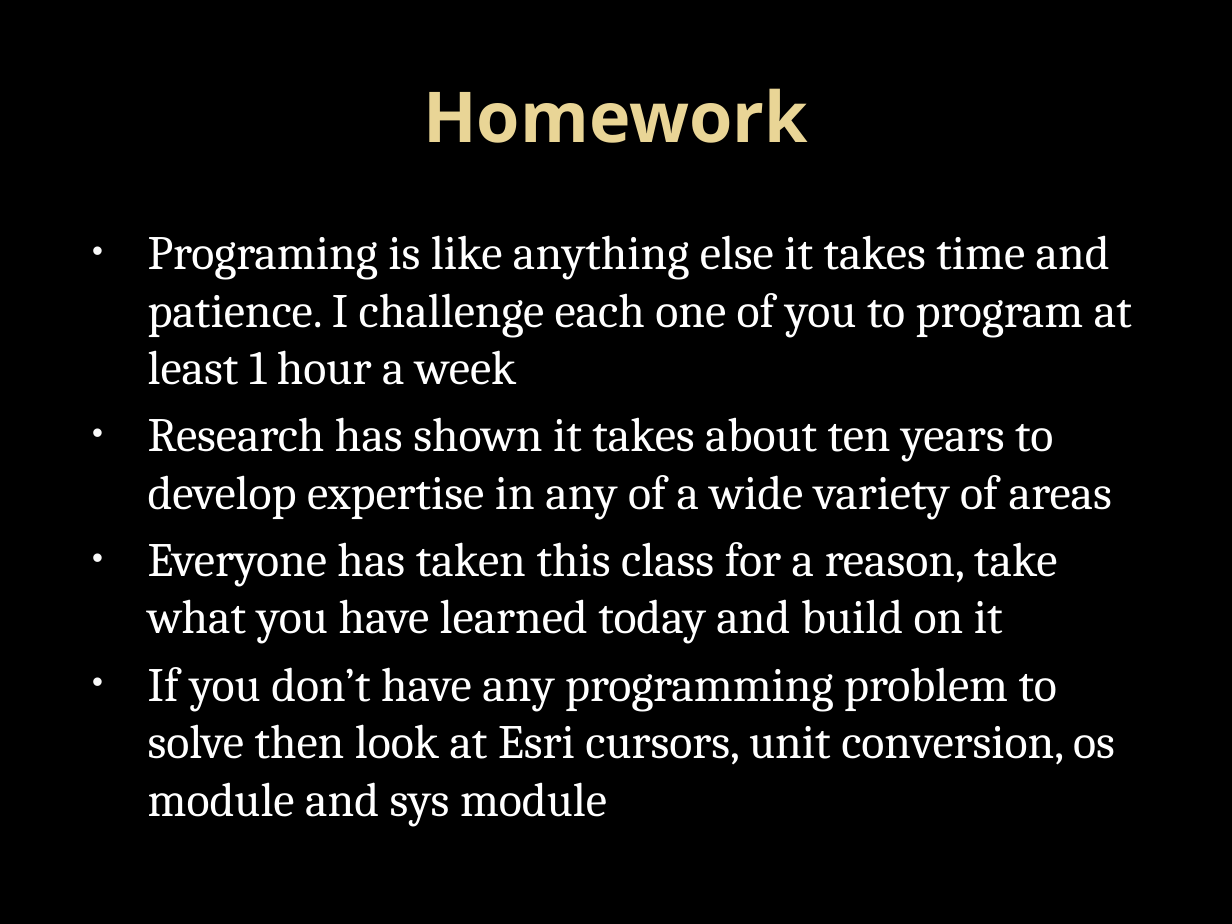
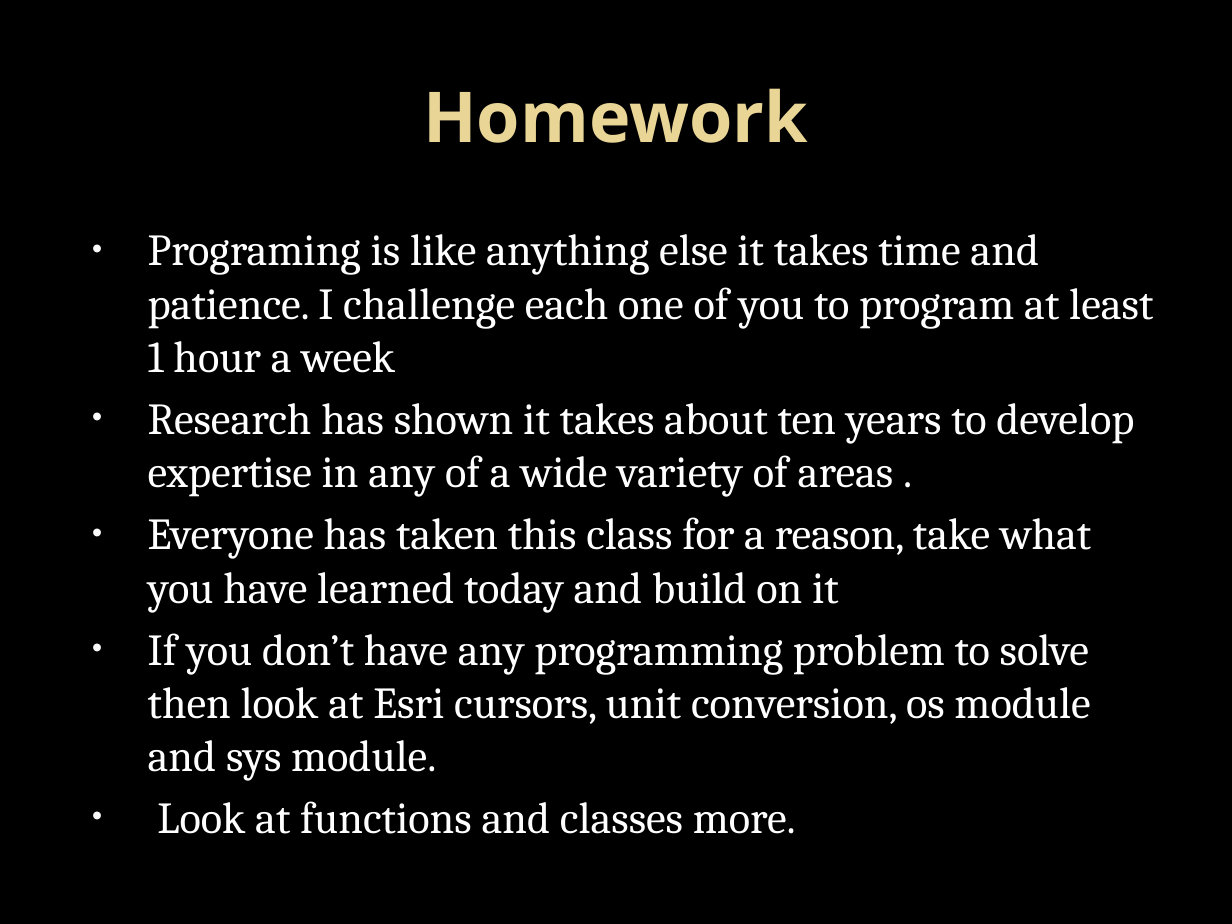
Before and after one commit to LukeKaim/python_training, a slide deck: slide 37 of introduction to python_1.pptx (slide 36 before the commit). Drawn at 1232x924 pixels with LibreOffice and Linux fonts; fonts in the diff are those of the drawing; background and template pictures are left out. Boxes give left, top, right and bottom in pixels: in the first picture for what was removed or moved away, otherwise in the second. Text is boxed around its words. In the diff, an @@ line names an element or a change of style, - is before the commit and + after.

Commit message:
updated powerpoint

```diff
--- a/introduction to python_1.pptx
+++ b/introduction to python_1.pptx
@@ text at (x1=148, y1=234, x2=1153, y2=613): size 28 to 25.9 pt in "Programing is like anything else it takes ...", "Everyone has taken this class for a ..." @@
@@ text at (x1=148, y1=403, x2=1134, y2=497): text changed; size 28 to 25.9 pt @@
-• Research has shown it takes about ten years to develop expertise in any of a wide variety of areas
+• Research has shown it takes about ten years to develop expertise in any of a wide variety of areas .
@@ text at (x1=148, y1=633, x2=1090, y2=834): text changed; size 28 to 25.9 pt @@
-• If you don’t have any programming problem to solve then look at Esri cursors, unit conversion, os module and sys module
+• If you don’t have any programming problem to solve then look at Esri cursors, unit conversion, os module and sys module.
+• Look at functions and classes more.
```
Also in this commit, not shown: 5 other slides changed, 1 slide added.
